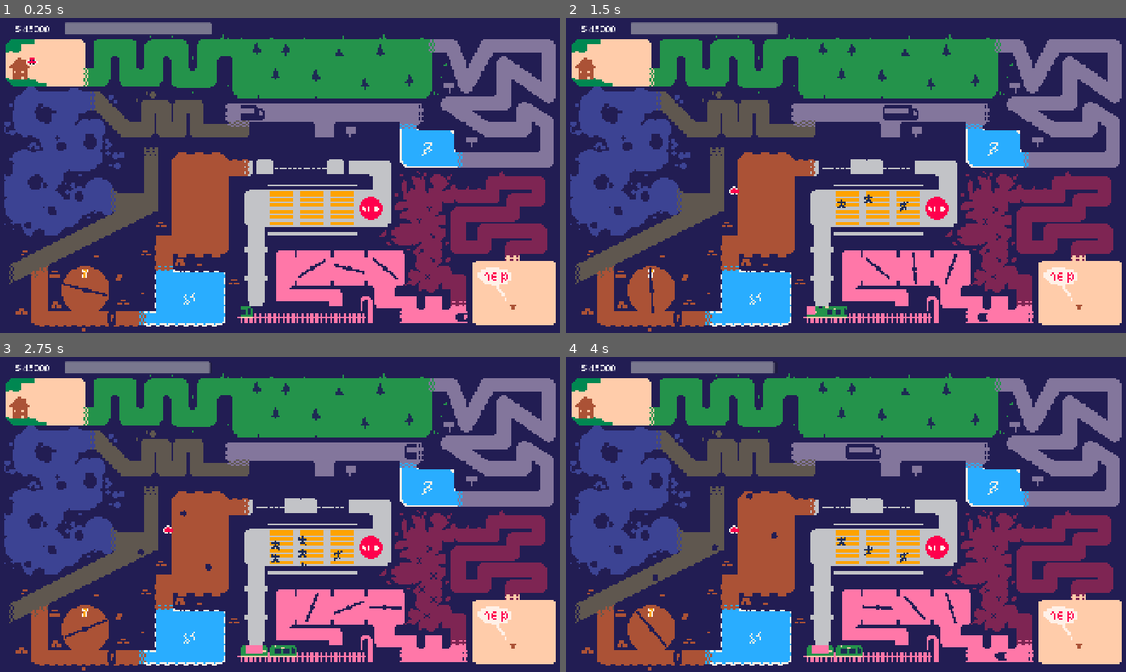
Above: before the commit, frames 1-4 (two rows, left to right).
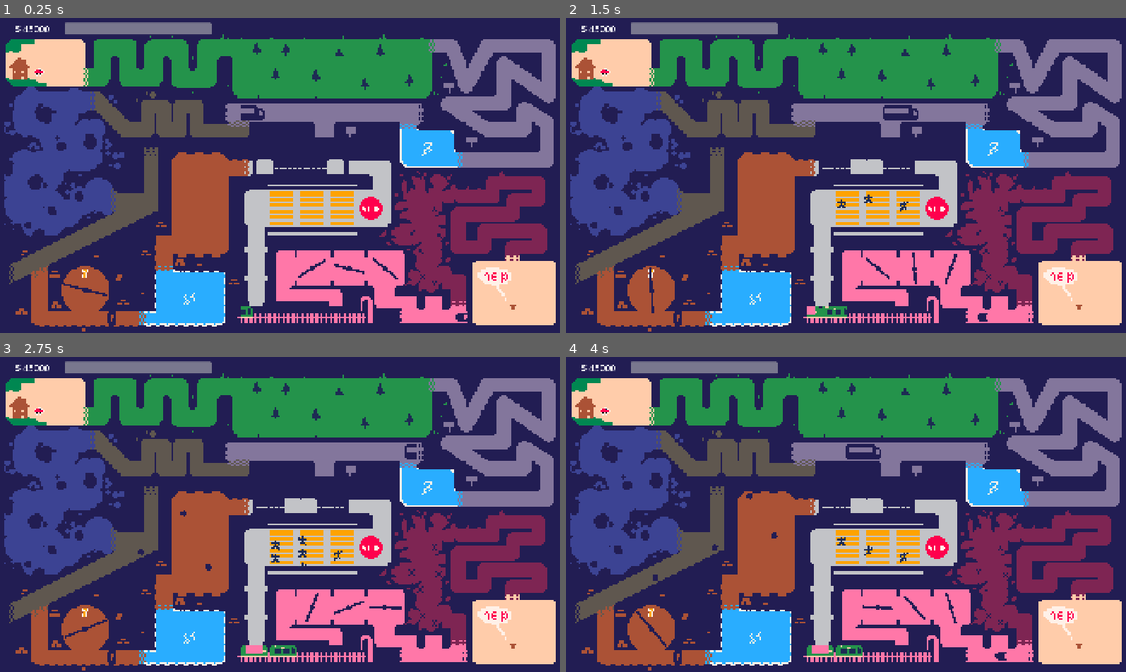
Above: after the commit, the same moments.

Repository: VeryKoolGames/En_toute_circonstance
Game: Godot game, scene res://Scenes/main.tscn
The game is run twice, just before and just after one commit, with the same random seed, the same clock (stepped at 60 frames per second) and the same inputs.
Inputs (mouse positions are in pixels of both pictures, inside the frame that each line leads up to):
- Up to frame 1 (0.25 s): no input
- Up to frame 2 (1.5 s): move the mouse to (599, 62) at 0.52 s; press the mouse at (599, 62) at 0.53 s; move the mouse to (734, 191) at 1.27 s; release the mouse at (734, 191) at 1.28 s; click (734, 191) at 1.35 s
- Up to frame 3 (2.75 s): move the mouse to (336, 442) at 2.02 s; press the mouse at (336, 442) at 2.03 s
- Up to frame 4 (4 s): move the mouse to (818, 577) at 2.77 s; release the mouse at (818, 577) at 2.78 s; click (818, 577) at 2.85 s; move the mouse to (1014, 561) at 3.52 s; press the mouse at (1014, 561) at 3.53 s

The runs differ from the first frame. In frame 1, 0.1% of the frame differs, in the area x 4-79%, y 12-85%; in frame 2, 0.2%; in frame 3, 0.2%, in the area x 6-79%, y 1-86%; in frame 4, 0.2%.

Commit message:
lots of polish and testing

Diff:
--- /dev/null
+++ b/Scenes/checkpoint.tscn
@@ -0,0 +1,17 @@
+[gd_scene load_steps=3 format=3 uid="uid://bwmkw85qi2ov1"]
+
+[ext_resource type="Script" uid="uid://c0f3hynsk3whj" path="res://Scenes/checkpoint_manager.gd" id="1_lbcco"]
+
+[sub_resource type="RectangleShape2D" id="RectangleShape2D_2cwi7"]
+size = Vector2(10, 9)
+
+[node name="Checkpoint" type="Node2D"]
+script = ExtResource("1_lbcco")
+
+[node name="Area2D" type="Area2D" parent="."]
+
+[node name="CollisionShape2D" type="CollisionShape2D" parent="Area2D"]
+position = Vector2(0, -0.5)
+shape = SubResource("RectangleShape2D_2cwi7")
+
+[connection signal="area_entered" from="Area2D" to="." method="_on_area_2d_area_entered"]
--- /dev/null
+++ b/Scenes/checkpoint_manager.gd
@@ -0,0 +1,5 @@
+extends Node2D
+
+func _on_area_2d_area_entered(area: Area2D) -> void:
+	if area.is_in_group("player"):
+		area.owner.set_respawn_point(global_position)
--- /dev/null
+++ b/Scenes/destroyer.gd
@@ -0,0 +1,5 @@
+extends Node2D
+
+func _on_area_2d_area_entered(area: Area2D) -> void:
+	if area.is_in_group("rock"):
+		area.get_parent().queue_free()
--- /dev/null
+++ b/Scenes/door.tscn
@@ -0,0 +1,26 @@
+[gd_scene load_steps=4 format=3 uid="uid://uj3ff555h3ge"]
+
+[ext_resource type="Texture2D" uid="uid://45e831gadbji" path="res://Sprites/porte.png" id="1_p0e35"]
+[ext_resource type="Script" uid="uid://cqoo6850gcfqh" path="res://Scripts/kill_player.gd" id="2_fahql"]
+
+[sub_resource type="RectangleShape2D" id="RectangleShape2D_pa6b8"]
+size = Vector2(8, 13)
+
+[node name="Door" type="Node2D"]
+
+[node name="DoorSprite" type="Sprite2D" parent="."]
+process_mode = 3
+position = Vector2(0, 8)
+texture = ExtResource("1_p0e35")
+
+[node name="Area2D" type="Area2D" parent="."]
+
+[node name="CollisionShape2D" type="CollisionShape2D" parent="Area2D"]
+position = Vector2(0, 8)
+shape = SubResource("RectangleShape2D_pa6b8")
+
+[node name="PlayerCollision" type="Node" parent="."]
+script = ExtResource("2_fahql")
+metadata/_custom_type_script = "uid://cqoo6850gcfqh"
+
+[connection signal="area_entered" from="Area2D" to="PlayerCollision" method="_on_area_2d_area_entered"]
--- /dev/null
+++ b/Scenes/key.tscn
@@ -0,0 +1,29 @@
+[gd_scene load_steps=6 format=3 uid="uid://bd66ccn8jutf4"]
+
+[ext_resource type="Script" uid="uid://rnvrcuq05h03" path="res://Scripts/key.gd" id="1_lc1k7"]
+[ext_resource type="Texture2D" uid="uid://tjdif8xrxykt" path="res://Sprites/clef.png" id="2_58hov"]
+[ext_resource type="AudioStream" uid="uid://cxh16eae7f8ul" path="res://Sounds/key.wav" id="3_qvjb5"]
+[ext_resource type="AudioStream" uid="uid://e32a0u8bhxlj" path="res://Sounds/stone_door.wav" id="4_20akx"]
+
+[sub_resource type="CircleShape2D" id="CircleShape2D_qxfql"]
+radius = 4.0
+
+[node name="Key" type="Node2D"]
+script = ExtResource("1_lc1k7")
+metadata/_edit_group_ = true
+
+[node name="Sprite2D" type="Sprite2D" parent="."]
+texture = ExtResource("2_58hov")
+
+[node name="Area2D" type="Area2D" parent="."]
+
+[node name="CollisionShape2D" type="CollisionShape2D" parent="Area2D"]
+shape = SubResource("CircleShape2D_qxfql")
+
+[node name="KeyPickUpSound" type="AudioStreamPlayer2D" parent="."]
+stream = ExtResource("3_qvjb5")
+
+[node name="DoorOpeningSound" type="AudioStreamPlayer2D" parent="."]
+stream = ExtResource("4_20akx")
+
+[connection signal="area_entered" from="Area2D" to="." method="_on_area_2d_area_entered"]
--- a/Scenes/level.tscn
+++ b/Scenes/level.tscn
@@ -6,15 +6,14 @@
 [ext_resource type="PackedScene" uid="uid://dvnlk3yoqhkr6" path="res://Scenes/truck.tscn" id="4_0f350"]
 [ext_resource type="Script" uid="uid://fmvq1awl4bhh" path="res://Scripts/rock_spawner.gd" id="6_8c0lf"]
 [ext_resource type="PackedScene" uid="uid://c4gx5skpixj84" path="res://Scenes/rock.tscn" id="7_754fn"]
-[ext_resource type="Texture2D" uid="uid://45e831gadbji" path="res://Sprites/porte.png" id="7_bvt00"]
 [ext_resource type="Script" uid="uid://by13da2fsnlsd" path="res://Scripts/rotating_turbine.gd" id="8_oqgf2"]
 [ext_resource type="Texture2D" uid="uid://bkuhqgkaa1cdu" path="res://Sprites/Turbine1.png" id="9_qxfql"]
+[ext_resource type="PackedScene" uid="uid://bd66ccn8jutf4" path="res://Scenes/key.tscn" id="10_6y3s5"]
 [ext_resource type="Script" uid="uid://cqoo6850gcfqh" path="res://Scripts/kill_player.gd" id="10_oqgf2"]
-[ext_resource type="Script" uid="uid://rnvrcuq05h03" path="res://Scripts/key.gd" id="11_ha31o"]
-[ext_resource type="Texture2D" uid="uid://tjdif8xrxykt" path="res://Sprites/clef.png" id="11_pa6b8"]
-[ext_resource type="AudioStream" uid="uid://cxh16eae7f8ul" path="res://Sounds/key.wav" id="12_6y3s5"]
+[ext_resource type="PackedScene" uid="uid://bwmkw85qi2ov1" path="res://Scenes/checkpoint.tscn" id="12_u0did"]
 [ext_resource type="PackedScene" uid="uid://b6xexbvafpety" path="res://Scenes/plateforme.tscn" id="13_pa6b8"]
-[ext_resource type="AudioStream" uid="uid://e32a0u8bhxlj" path="res://Sounds/stone_door.wav" id="13_u0did"]
+[ext_resource type="Script" uid="uid://bj33q7hsaqxfa" path="res://Scenes/destroyer.gd" id="13_u0did"]
+[ext_resource type="PackedScene" uid="uid://uj3ff555h3ge" path="res://Scenes/door.tscn" id="14_53r2q"]
 [ext_resource type="PackedScene" uid="uid://bp887lg0soger" path="res://Scenes/pieton.tscn" id="14_c7le1"]
 [ext_resource type="PackedScene" uid="uid://delyuydsqyaqt" path="res://Scenes/train.tscn" id="14_crh0w"]
 [ext_resource type="Script" uid="uid://jyprx7rn35qj" path="res://Scenes/pieton_spawner.gd" id="15_2klc5"]
@@ -22,6 +21,7 @@
 [ext_resource type="Texture2D" uid="uid://dg81f6hkx0y5" path="res://Sprites/Turnine2.png" id="18_vofx3"]
 [ext_resource type="Texture2D" uid="uid://vea4xtchh2tq" path="res://Sprites/Projectile2.png" id="19_00k4y"]
 [ext_resource type="Script" uid="uid://cgtkij2ebcdho" path="res://Scenes/projectile_movement.gd" id="19_3a44l"]
+[ext_resource type="AudioStream" uid="uid://cjwbyolfkeqf6" path="res://Sounds/crowd_noise.wav" id="19_53r2q"]
 [ext_resource type="Script" uid="uid://dgje751gg5ixu" path="res://Scenes/gravity_manager.gd" id="21_0cmrb"]
 [ext_resource type="PackedScene" uid="uid://cvr7dj5uotcm2" path="res://Scenes/mine.tscn" id="22_gf56v"]
 [ext_resource type="Texture2D" uid="uid://f36fla36wys" path="res://Sprites/enfant.png" id="23_6y3s5"]
@@ -40,11 +40,8 @@
 [sub_resource type="RectangleShape2D" id="RectangleShape2D_ha31o"]
 size = Vector2(38, 2)
 
-[sub_resource type="CircleShape2D" id="CircleShape2D_qxfql"]
-radius = 4.0
-
-[sub_resource type="RectangleShape2D" id="RectangleShape2D_pa6b8"]
-size = Vector2(8, 13)
+[sub_resource type="RectangleShape2D" id="RectangleShape2D_6y3s5"]
+size = Vector2(40, 2)
 
 [sub_resource type="RectangleShape2D" id="RectangleShape2D_2klc5"]
 size = Vector2(20, 30)
@@ -169,25 +166,9 @@
 script = ExtResource("10_oqgf2")
 metadata/_custom_type_script = "uid://cqoo6850gcfqh"
 
-[node name="Key" type="Node2D" parent="PartFour" node_paths=PackedStringArray("door")]
+[node name="Key" parent="PartFour" node_paths=PackedStringArray("door") instance=ExtResource("10_6y3s5")]
 position = Vector2(0, -38)
-script = ExtResource("11_ha31o")
 door = NodePath("../DoorView/Door")
-metadata/_edit_group_ = true
-
-[node name="Sprite2D" type="Sprite2D" parent="PartFour/Key"]
-texture = ExtResource("11_pa6b8")
-
-[node name="Area2D" type="Area2D" parent="PartFour/Key"]
-
-[node name="CollisionShape2D" type="CollisionShape2D" parent="PartFour/Key/Area2D"]
-shape = SubResource("CircleShape2D_qxfql")
-
-[node name="KeyPickUpSound" type="AudioStreamPlayer2D" parent="PartFour/Key"]
-stream = ExtResource("12_6y3s5")
-
-[node name="DoorOpeningSound" type="AudioStreamPlayer2D" parent="PartFour/Key"]
-stream = ExtResource("13_u0did")
 
 [node name="DoorView" type="Control" parent="PartFour"]
 clip_contents = true
@@ -197,19 +178,11 @@
 offset_right = 46.0
 offset_bottom = 7.0
 
-[node name="Door" type="Node2D" parent="PartFour/DoorView"]
+[node name="Door" parent="PartFour/DoorView" instance=ExtResource("14_53r2q")]
 position = Vector2(23, 0.5)
 
-[node name="DoorSprite" type="Sprite2D" parent="PartFour/DoorView/Door"]
-process_mode = 3
-position = Vector2(0, 8)
-texture = ExtResource("7_bvt00")
-
-[node name="Area2D" type="Area2D" parent="PartFour/DoorView/Door"]
-
-[node name="CollisionShape2D" type="CollisionShape2D" parent="PartFour/DoorView/Door/Area2D"]
-position = Vector2(0, 8)
-shape = SubResource("RectangleShape2D_pa6b8")
+[node name="Checkpoint" parent="PartFour" instance=ExtResource("12_u0did")]
+position = Vector2(-38, -29)
 
 [node name="PartFive" type="Node2D" parent="."]
 position = Vector2(-69, 27)
@@ -240,6 +213,16 @@
 [node name="Timer" type="Timer" parent="PartFive/RockView/RockSpawner3"]
 wait_time = 1.5
 
+[node name="Destroyer" type="Node2D" parent="PartFive"]
+position = Vector2(0, 48)
+script = ExtResource("13_u0did")
+
+[node name="Area2D" type="Area2D" parent="PartFive/Destroyer"]
+
+[node name="CollisionShape2D" type="CollisionShape2D" parent="PartFive/Destroyer/Area2D"]
+position = Vector2(2, 3)
+shape = SubResource("RectangleShape2D_6y3s5")
+
 [node name="PartSix" type="Node2D" parent="."]
 
 [node name="Plateforme" parent="PartSix" instance=ExtResource("13_pa6b8")]
@@ -296,6 +279,9 @@
 wait_time = 3.0
 one_shot = true
 
+[node name="CrowNoiseSound" type="AudioStreamPlayer2D" parent="PartSeven/WaitingArea"]
+stream = ExtResource("19_53r2q")
+
 [node name="PartEight" type="Node2D" parent="."]
 position = Vector2(-22, 106)
 
@@ -454,25 +440,22 @@
 position = Vector2(119, 42)
 
 [node name="Mine" parent="PartEleven" instance=ExtResource("22_gf56v")]
-position = Vector2(-2, -2)
+position = Vector2(-8, 8)
 
 [node name="Mine3" parent="PartEleven" instance=ExtResource("22_gf56v")]
-position = Vector2(7, -12)
+position = Vector2(11, -13)
 
 [node name="Mine4" parent="PartEleven" instance=ExtResource("22_gf56v")]
-position = Vector2(5, 45)
+position = Vector2(1, 45)
 
 [node name="Mine5" parent="PartEleven" instance=ExtResource("22_gf56v")]
-position = Vector2(5, 45)
-
-[node name="Mine6" parent="PartEleven" instance=ExtResource("22_gf56v")]
-position = Vector2(10, 31)
+position = Vector2(11, 51)
 
 [node name="Mine7" parent="PartEleven" instance=ExtResource("22_gf56v")]
-position = Vector2(0, 23)
+position = Vector2(-1, 23)
 
 [node name="Mine2" parent="PartEleven" instance=ExtResource("22_gf56v")]
-position = Vector2(10, 11)
+position = Vector2(15, 10)
 
 [node name="PartEnding" type="Node2D" parent="."]
 position = Vector2(197, 96)
@@ -488,7 +471,7 @@
 [connection signal="area_entered" from="PartTwo/PlayerZoneDetection2/ZoneEnterArea" to="PartTwo/Control/Truck" method="_on_zone_enter_area_area_entered"]
 [connection signal="area_entered" from="PartTwo/PlayerZoneDetection2/ZoneExitArea" to="PartTwo/Control/Truck" method="_on_zone_enter_area_area_entered"]
 [connection signal="area_entered" from="PartFour/RotatingTurbine/Area2D" to="PartFour/RotatingTurbine/PlayerCollision" method="_on_area_2d_area_entered"]
-[connection signal="area_entered" from="PartFour/Key/Area2D" to="PartFour/Key" method="_on_area_2d_area_entered"]
+[connection signal="area_entered" from="PartFive/Destroyer/Area2D" to="PartFive/Destroyer" method="_on_area_2d_area_entered"]
 [connection signal="area_entered" from="PartSeven/WaitingArea" to="PartSeven/WaitingArea" method="_on_area_entered"]
 [connection signal="area_exited" from="PartSeven/WaitingArea" to="PartSeven/WaitingArea" method="_on_area_exited"]
 [connection signal="area_entered" from="PartEight/PlayerZoneDetection/Area2D" to="PartEight/TrainView/Train" method="_on_zone_entered"]
--- a/Scenes/main.tscn
+++ b/Scenes/main.tscn
@@ -1,9 +1,10 @@
-[gd_scene load_steps=5 format=3 uid="uid://mg7i8p648oal"]
+[gd_scene load_steps=6 format=3 uid="uid://mg7i8p648oal"]
 
 [ext_resource type="PackedScene" uid="uid://dldcwmwe2e68s" path="res://Scenes/level.tscn" id="1_bo1nx"]
 [ext_resource type="PackedScene" uid="uid://v30fe1sniv4s" path="res://Scenes/player.tscn" id="1_jjgbg"]
 [ext_resource type="PackedScene" uid="uid://kb0vbs3beqtw" path="res://Scenes/game_ui.tscn" id="3_8gbba"]
 [ext_resource type="AudioStream" uid="uid://dr5uxa7lwfl6x" path="res://Sounds/main_music.mp3" id="4_jjvhh"]
+[ext_resource type="Script" uid="uid://cq8fvvv5xheuh" path="res://Scenes/main_music.gd" id="5_kry3j"]
 
 [node name="Main" type="Node2D"]
 
@@ -14,7 +15,7 @@
 zoom = Vector2(4, 4)
 
 [node name="Player" parent="." instance=ExtResource("1_jjgbg")]
-position = Vector2(-212, -96)
+position = Vector2(-206, -87)
 
 [node name="CanvasLayer" type="CanvasLayer" parent="."]
 
@@ -25,3 +26,4 @@
 stream = ExtResource("4_jjvhh")
 volume_db = -15.0
 autoplay = true
+script = ExtResource("5_kry3j")
--- /dev/null
+++ b/Scenes/main_music.gd
@@ -0,0 +1,16 @@
+extends AudioStreamPlayer2D
+
+
+func _ready() -> void:
+	Events.on_gravity_zone_entered.connect(_slow_down_music)
+	Events.on_gravity_zone_exited.connect(_reset_music_pitch)
+
+
+func _slow_down_music() -> void:
+	var tween = create_tween()
+	tween.tween_property(self, "pitch_scale", 0.6, 1.5)
+
+
+func _reset_music_pitch() -> void:
+	var tween = create_tween()
+	tween.tween_property(self, "pitch_scale", 1, 1.5)
--- a/Scenes/pieton_waiting_area_manager.gd
+++ b/Scenes/pieton_waiting_area_manager.gd
@@ -1,19 +1,22 @@
 extends Area2D
 
 @onready var timer: Timer = $Timer
+@onready var crowd_noise: AudioStreamPlayer2D = $CrowNoiseSound
 
 func _ready() -> void:
 	timer.timeout.connect(on_waiting_complete)
 
 func _on_area_entered(area: Area2D) -> void:
 	if area.is_in_group("player"):
-		print("Player entered")
+		crowd_noise.playing = true
 		timer.start()
 
 func on_waiting_complete():
-	print("waiting completed")
 	Events.on_pietion_waited.emit()
+	await get_tree().create_timer(0.5).timeout
+	crowd_noise.playing = false
 
 func _on_area_exited(area: Area2D) -> void:
 	if area.is_in_group("player"):
 		timer.stop()
+		crowd_noise.playing = false
--- /dev/null
+++ b/Scenes/rock.gd
@@ -0,0 +1,4 @@
+extends RigidBody2D
+
+func _ready() -> void:
+	$Area2D.add_to_group("rock")
--- a/Scenes/rock.tscn
+++ b/Scenes/rock.tscn
@@ -1,6 +1,7 @@
-[gd_scene load_steps=5 format=3 uid="uid://c4gx5skpixj84"]
+[gd_scene load_steps=6 format=3 uid="uid://c4gx5skpixj84"]
 
 [ext_resource type="Texture2D" uid="uid://d10br3cy13ec" path="res://Sprites/Projectile1.png" id="1_5mkji"]
+[ext_resource type="Script" uid="uid://dafm0030xf5f8" path="res://Scenes/rock.gd" id="1_vd8au"]
 [ext_resource type="Script" uid="uid://cqoo6850gcfqh" path="res://Scripts/kill_player.gd" id="2_5mkji"]
 
 [sub_resource type="CircleShape2D" id="CircleShape2D_wqkje"]
@@ -12,6 +13,7 @@
 [node name="Rock" type="RigidBody2D"]
 mass = 0.2
 gravity_scale = 0.1
+script = ExtResource("1_vd8au")
 
 [node name="Sprite2D" type="Sprite2D" parent="."]
 texture = ExtResource("1_5mkji")
--- /dev/null
+++ b/phone_texts.gd
@@ -0,0 +1,7 @@
+extends Node
+
+@export var texts: Array[String] = [
+	"Allo papa ? Je suis completement cuite a Preverenge. J'ai du dormir chez Julie et il me manque une chaussure. Tu peux venir me chercher stp ?",
+	"Allo oui c'est Cedric l'ami de Victor ? Ecoutez je crois que votre fils ne va pas tres bien, il ne repond plus. Je crois que les joints dans la gorge c'etait la goutte d'eau... Vous pouvez venir le chercher ?",
+	"Allo papa ? C'est Ben, j'ai finis mon cours d'orgue barbarique au conservatoire, tu peux venir me chercher ? J'espere que tu as prepare mon bain chaud et mon filet mignon de wagyu"
+]
--- a/project.godot
+++ b/project.godot
@@ -18,11 +18,13 @@
 [autoload]
 
 Events="*res://Scripts/game_events.gd"
+PhoneTexts="*res://phone_texts.gd"
 
 [display]
 
 window/size/viewport_width=1920
 window/size/viewport_height=1080
+window/size/mode=2
 window/stretch/mode="canvas_items"
 
 [input]
--- a/start_menu_manager.gd
+++ b/start_menu_manager.gd
@@ -7,11 +7,6 @@
 @onready var angry_sound: AudioStreamPlayer2D = $Sounds/AngryDadSound
 @onready var fade_overlay: ColorRect = $StartMenuUI/ColorRect
 @onready var phone_text: Label = $StartMenuUI/Label
-
-@export var texts: Array[String] = [
-	"Allo papa ? Je suis completement cuite a preverenge. J'ai du dormir chez Julie et il me manque une chaussure. Tu peux venir me chercher stp ?",
-	"Allo papa ? Je suis completement cuite a preverenge. J'ai du dormir chez Julie et il me manque une chaussure. Tu peux venir me chercher stp ?",
-]
 
 func on_start_button_up():
 	var tween = create_tween()
@@ -46,7 +41,8 @@
 	get_tree().quit()
 
 func write_text():
-	var random_text: String = texts[randi_range(0, texts.size() - 1)]
+	var random_text: String = PhoneTexts.texts[randi_range(0, PhoneTexts.texts.size() - 1)]
+	PhoneTexts.texts.erase(random_text)
 	var buffer := ""
 	for letter in random_text:
 		buffer += letter
Not shown, added: Scenes/checkpoint_manager.gd.uid
Not shown, added: Scenes/destroyer.gd.uid
Not shown: 1 places in Scenes/level.tscn that only renumber resources
Not shown, added: Scenes/main_music.gd.uid
Not shown, added: Scenes/rock.gd.uid
Not shown, added: Sounds/crowd_noise.wav.import
Not shown, added: phone_texts.gd.uid
Not shown, added: Sounds/crowd_noise.wav
